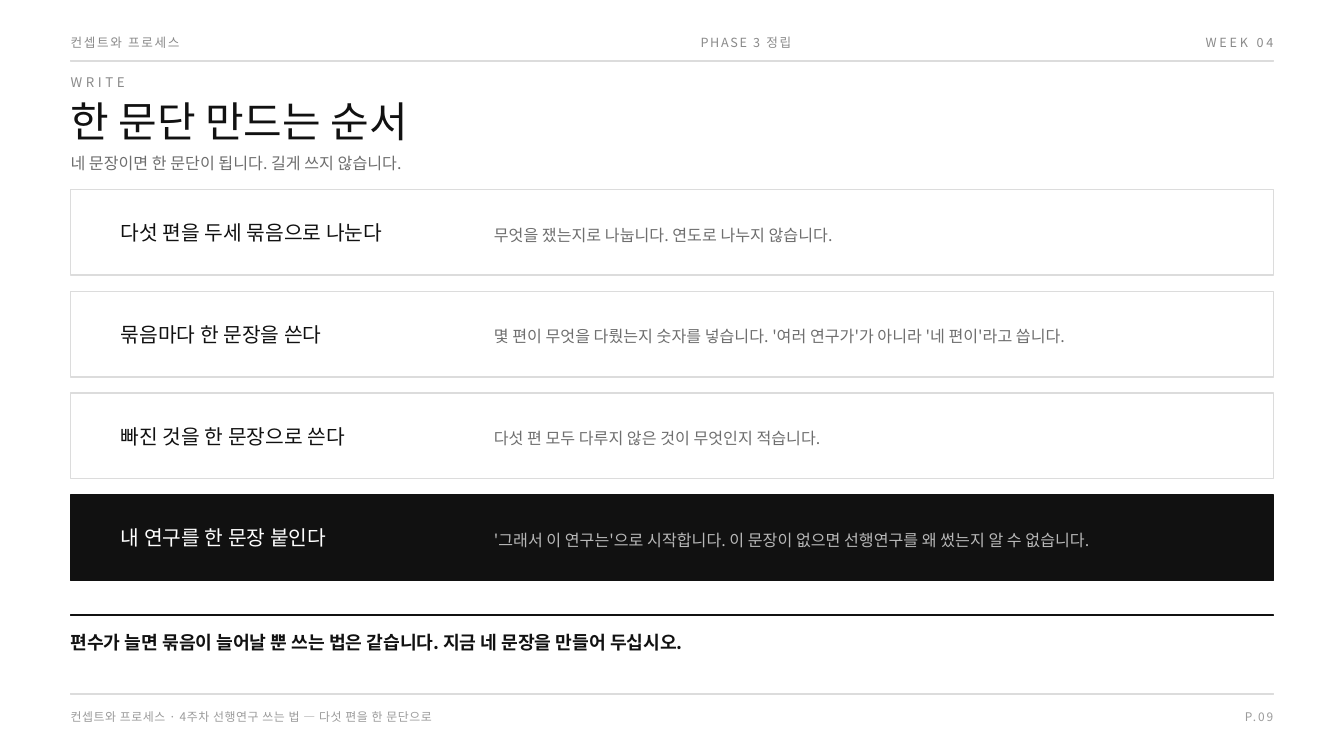
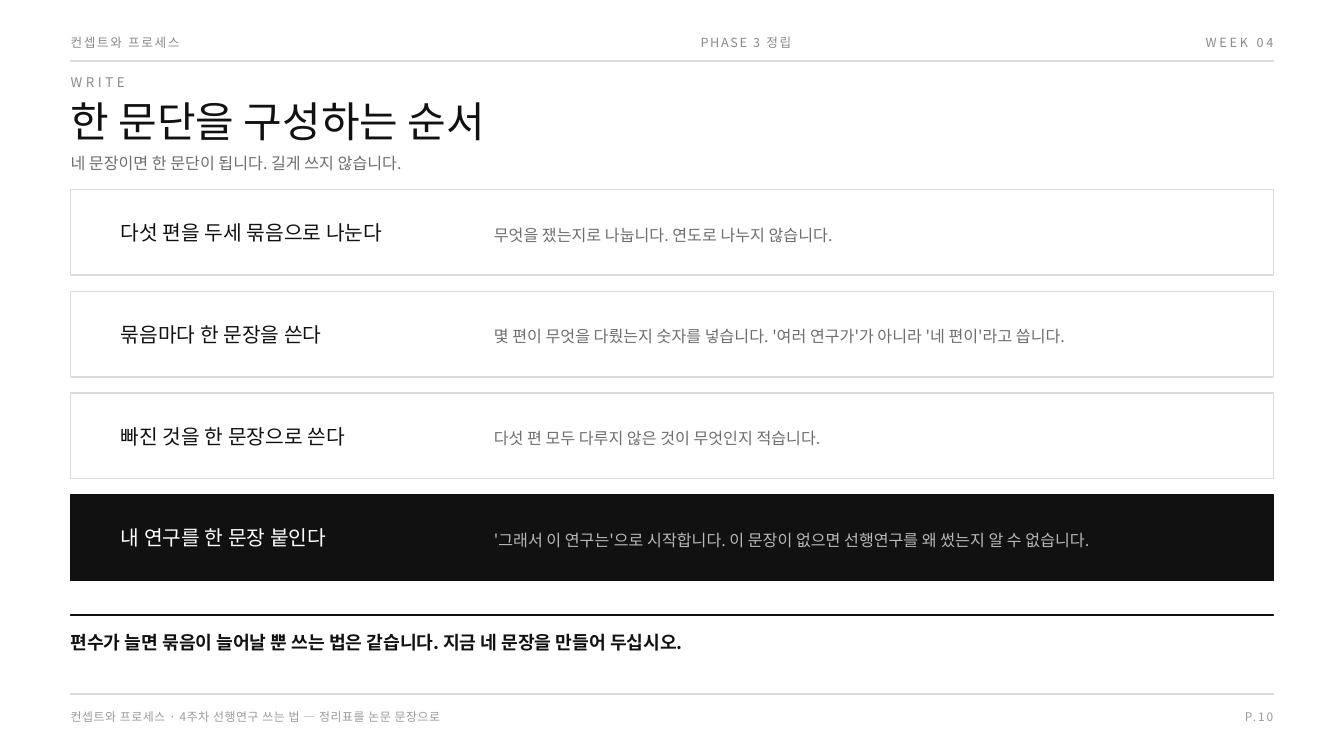
Before and after one commit to design-eng/MIN.D, a slide deck: slide 16 of dist/weeks-대학원/컨셉트와프로세스_04주차_선행연구쓰는법.pptx (slide 15 before the commit). Drawn at 1344x756 pixels with LibreOffice and Linux fonts; fonts in the diff are those of the drawing. Boxes give left, top, right and bottom in pixels: in the first picture for what was removed or moved away, otherwise in the second. Text is boxed around its words. In the diff, an @@ line names an element or a change of style, - is before the commit and + after.

```diff
--- a/dist/weeks-대학원/컨셉트와프로세스_04주차_선행연구쓰는법.pptx
+++ b/dist/weeks-대학원/컨셉트와프로세스_04주차_선행연구쓰는법.pptx
@@ text at bbox=[71, 102, 485, 141]: text changed @@
-한 문단 만드는 순서
+한 문단을 구성하는 순서
@@ text at bbox=[71, 711, 441, 722]: text changed @@
-컨셉트와 프로세스 · 4주차 선행연구 쓰는 법 — 다섯 편을 한 문단으로
+컨셉트와 프로세스 · 4주차 선행연구 쓰는 법 — 정리표를 논문 문장으로
@@ text at bbox=[1245, 712, 1256, 721]: text changed @@
-P.09
+P.10
```
Also in this commit, not shown: 17 other slides changed, 1 slide added, 5 other files.
